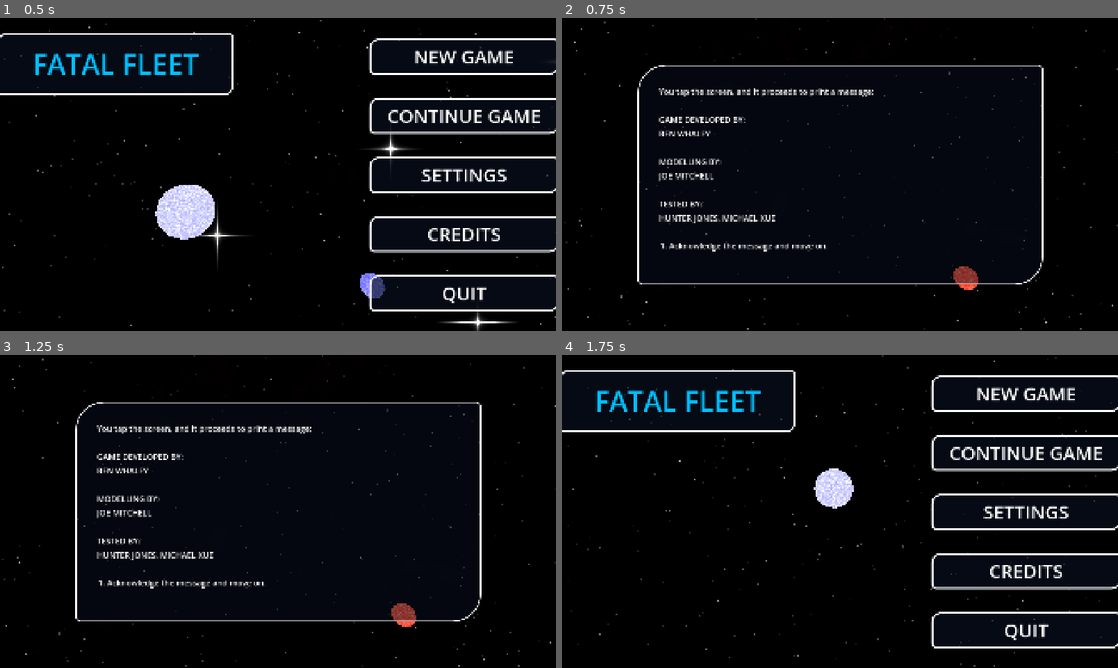
Above: before the commit, frames 1-4 (two rows, left to right).
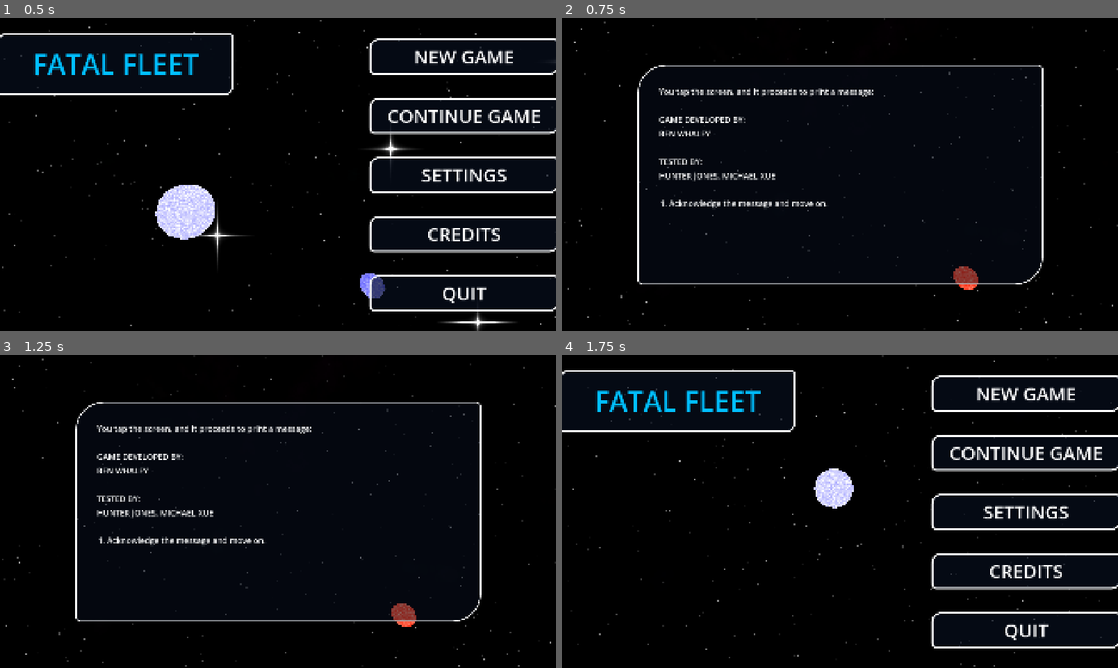
Above: after the commit, the same moments.

Repository: SidewaysFox/faster-than-faster-than-light
Game: Godot game, scene res://Menus/main_menu.tscn
Same seed, same stepped clock (60 frames per second), same inputs: the game is played once before the commit and once after it.
Inputs:
- Up to frame 1 (0.5 s): no input
- Up to frame 2 (0.75 s): click "CREDITS" at 0.5 s
- Up to frame 3 (1.25 s): no input
- Up to frame 4 (1.75 s): click "1. Acknowledge the message an…" at 1.25 s

Frame 1 is identical in both runs. In frame 2, 1.6% of the frame differs, in the area x 17-48%, y 44-75%; in frame 3, 1.6%; in frame 4, nothing differs.

Commit message:
markers finished
might add ship info bars to them later

Diff:
--- a/faster-than-faster-than-light/Menus/credits.tscn
+++ b/faster-than-faster-than-light/Menus/credits.tscn
@@ -151,9 +151,6 @@
 GAME DEVELOPED BY:
 BEN WHALEY
 
-MODELLING BY:
-JOE MITCHELL
-
 TESTED BY:
 HUNTER JONES, MICHAEL XUE"
 autowrap_mode = 2
--- a/faster-than-faster-than-light/starship.gd
+++ b/faster-than-faster-than-light/starship.gd
@@ -58,6 +58,8 @@
 var jump_destination: float
 var warp_destination: float
 var spawn_location: Vector3
+var marker: StyleBoxFlat
+
 const REPAIR_TIME: float = 15.0
 const REPAIR_UPGRADE: float = 3.0
 
@@ -68,12 +70,13 @@
 	new_mesh.type = alignment
 	add_child(new_mesh)
 
+	marker = $Marker/Selection.get_theme_stylebox("panel")
+
 	# Starting location based on team
 	if team != 0:
 		global_position = Vector3(-2000 * team, randf_range(-60, 60), randf_range(-100, 0))
 		rotation.y = (PI / 2) - ((PI * team) / 2)
 
-		var marker = $Marker/Panel.get_theme_stylebox("panel")
 		if team == 1:
 			marker.border_color = Color.WHITE
 		else:
@@ -102,6 +105,19 @@
 
 	if ui.action_menu_showing:
 		$Marker.show()
+		var hover_alpha: int
+		if ui.hovered_ship == get_index() and team == 1:
+			hover_alpha = 255
+		else:
+			hover_alpha = 160
+		if ui.selected_ship == get_index() and team == 1:
+			marker.border_color = Color8(0, 191, 255, hover_alpha)
+		else:
+			marker.border_color = Color8(255, 255, 255, hover_alpha)
+		if main.get_node("FriendlyShips").get_child(ui.selected_ship).target == self:
+			$Marker/Target.show()
+		else:
+			$Marker/Target.hide()
 	else:
 		$Marker.hide()
 
--- a/faster-than-faster-than-light/starship.tscn
+++ b/faster-than-faster-than-light/starship.tscn
@@ -20,6 +20,19 @@
 corner_radius_top_right = 24
 corner_radius_bottom_right = 24
 corner_radius_bottom_left = 24
+
+[sub_resource type="StyleBoxFlat" id="StyleBoxFlat_ndcd6"]
+resource_local_to_scene = true
+draw_center = false
+border_width_left = 6
+border_width_top = 6
+border_width_right = 6
+border_width_bottom = 6
+border_color = Color(1, 0.0784314, 0, 1)
+corner_radius_top_left = 16
+corner_radius_top_right = 16
+corner_radius_bottom_right = 16
+corner_radius_bottom_left = 16
 
 [node name="Starship" type="Node3D"]
 script = ExtResource("1_ng4vp")
@@ -48,7 +61,7 @@
 offset_bottom = 40.0
 script = ExtResource("7_ndcd6")
 
-[node name="Panel" type="Panel" parent="Marker"]
+[node name="Selection" type="Panel" parent="Marker"]
 layout_mode = 1
 offset_left = -50.0
 offset_top = -50.0
@@ -56,6 +69,15 @@
 offset_bottom = 50.0
 theme_override_styles/panel = SubResource("StyleBoxFlat_w4b5x")
 
+[node name="Target" type="Panel" parent="Marker"]
+visible = false
+layout_mode = 1
+offset_left = -40.0
+offset_top = -40.0
+offset_right = 40.0
+offset_bottom = 40.0
+theme_override_styles/panel = SubResource("StyleBoxFlat_ndcd6")
+
 [connection signal="timeout" from="JumpDelay" to="." method="_on_jump_delay_timeout"]
 [connection signal="timeout" from="TargetingDelay" to="." method="new_target" binds= [0]]
 [connection signal="timeout" from="WeaponReload1" to="." method="_weapon_fire" binds= [0]]
--- a/faster-than-faster-than-light/user_interface.gd
+++ b/faster-than-faster-than-light/user_interface.gd
@@ -329,10 +329,13 @@
 					stylebox.border_color = Color8(100, 100, 160)
 				else:
 					stylebox.border_color = Color8(0, 0, 160)
-				if index == main.get_node("FriendlyShips").get_child(selected_ship).target.get_index():
-					stylebox.draw_center = true
-				else:
-					stylebox.draw_center = false
+				var friendly: Node = main.get_node("FriendlyShips").get_child(selected_ship)
+				if friendly != null:
+					if friendly.target != null:
+						if index == friendly.target.get_index():
+							stylebox.draw_center = true
+						else:
+							stylebox.draw_center = false
 				box.show()
 				index += 1
 		elif targeting_mode == 7:
Not shown: 1 places in faster-than-faster-than-light/starship.tscn that only renumber resources
